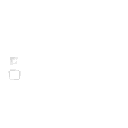
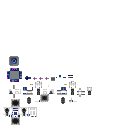
The second 128px x 128px image is a revision of the first. Changes to its layers:
showed "light-opverlay" over box(7, 68, 47, 82)
showed "design", painted on it over box(7, 58, 73, 117)
showed "detail" over box(5, 68, 91, 124)
showed "wires" over box(30, 84, 67, 85)
painted on "dome" over box(7, 56, 22, 82)
showed "base" over box(3, 56, 92, 125)
